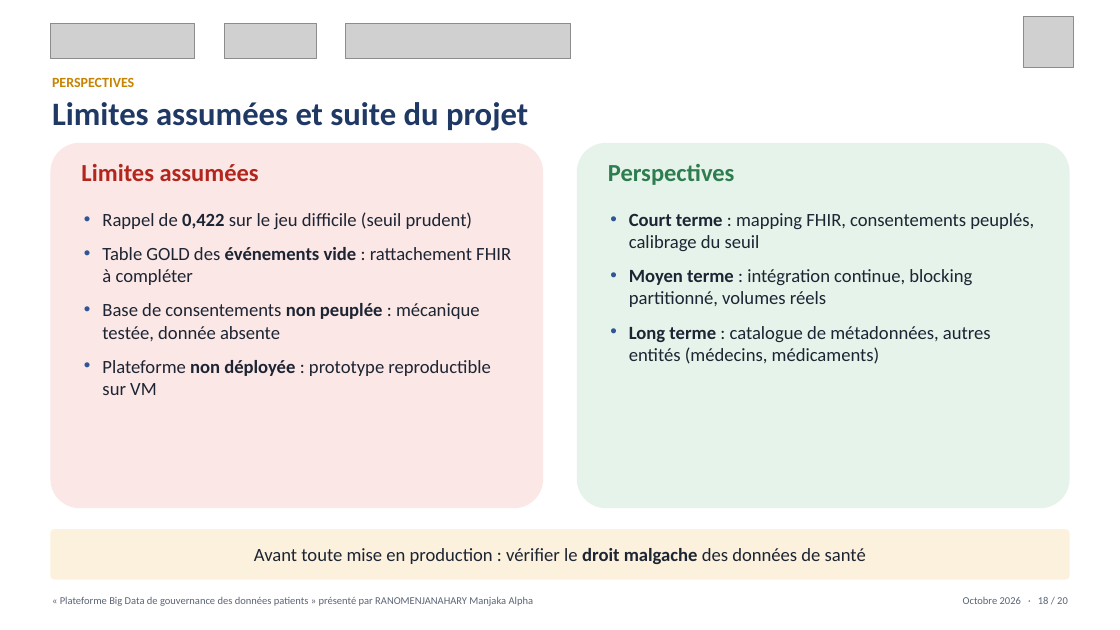
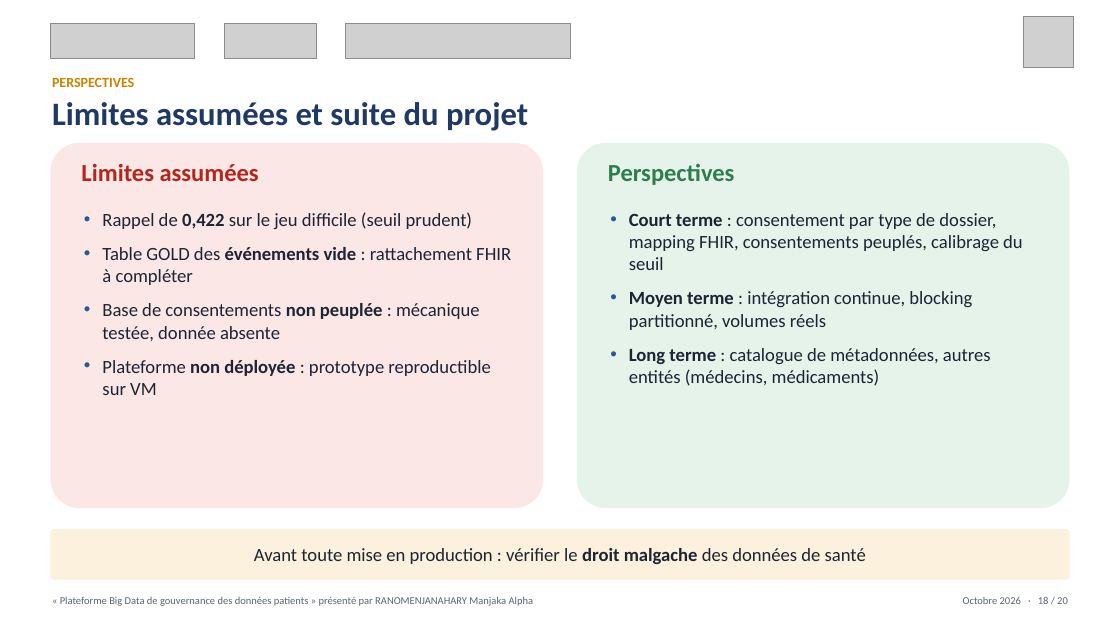
Before and after one commit to Alphamanjaka/test-big-data, a slide deck: slide 18 of documents/slide_soutenance/Soutenance_M2_MBDS_RANOMENJANAHARY.pptx. Drawn at 1120x630 pixels with LibreOffice and Linux fonts; fonts in the diff are those of the drawing; grey boxes stand for pictures. Boxes give left, top, right and bottom in pixels: in the first picture for what was removed or moved away, otherwise in the second. Text is boxed around its words. In the diff, an @@ line names an element or a change of style, - is before the commit and + after.

```diff
--- a/documents/slide_soutenance/Soutenance_M2_MBDS_RANOMENJANAHARY.pptx
+++ b/documents/slide_soutenance/Soutenance_M2_MBDS_RANOMENJANAHARY.pptx
@@ text at (x1=629, y1=213, x2=1023, y2=270): text changed @@
-• Court terme : mapping FHIR, consentements peuplés, calibrage du seuil
+• Court terme : consentement par type de dossier, mapping FHIR, consentements peuplés, calibrage du seuil
```
Also in this commit, not shown: 12 other files.
